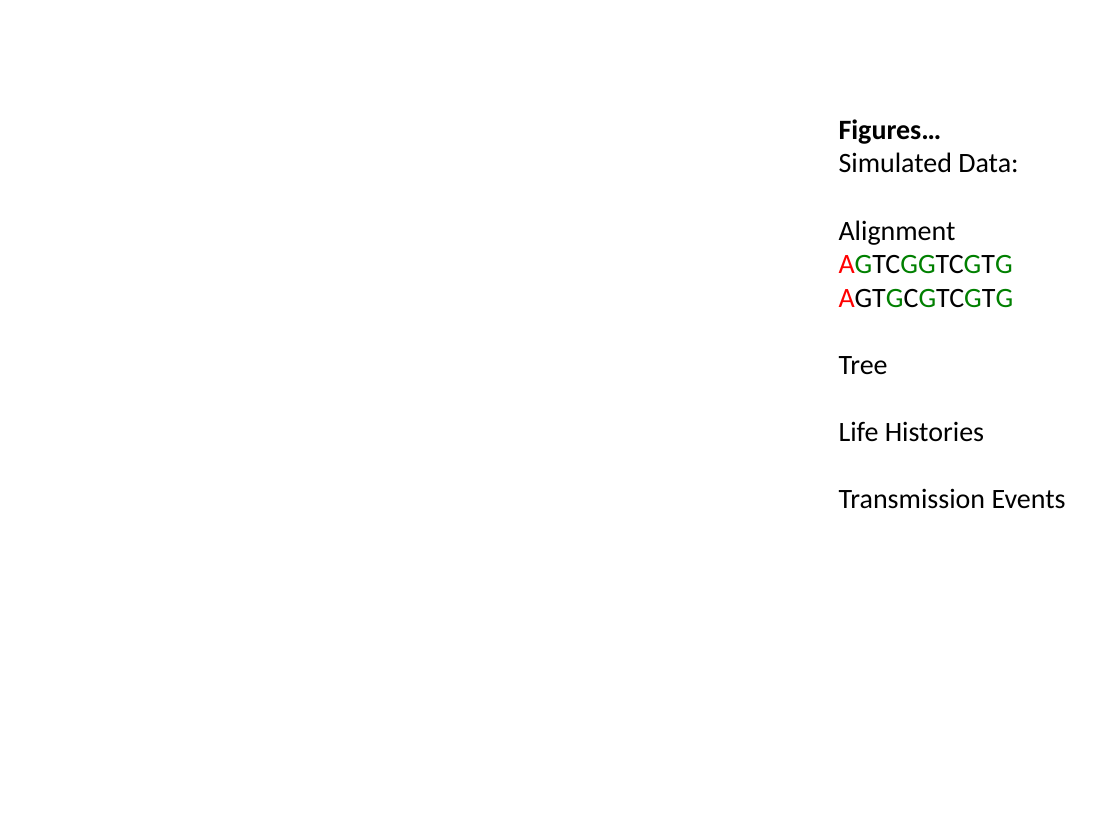
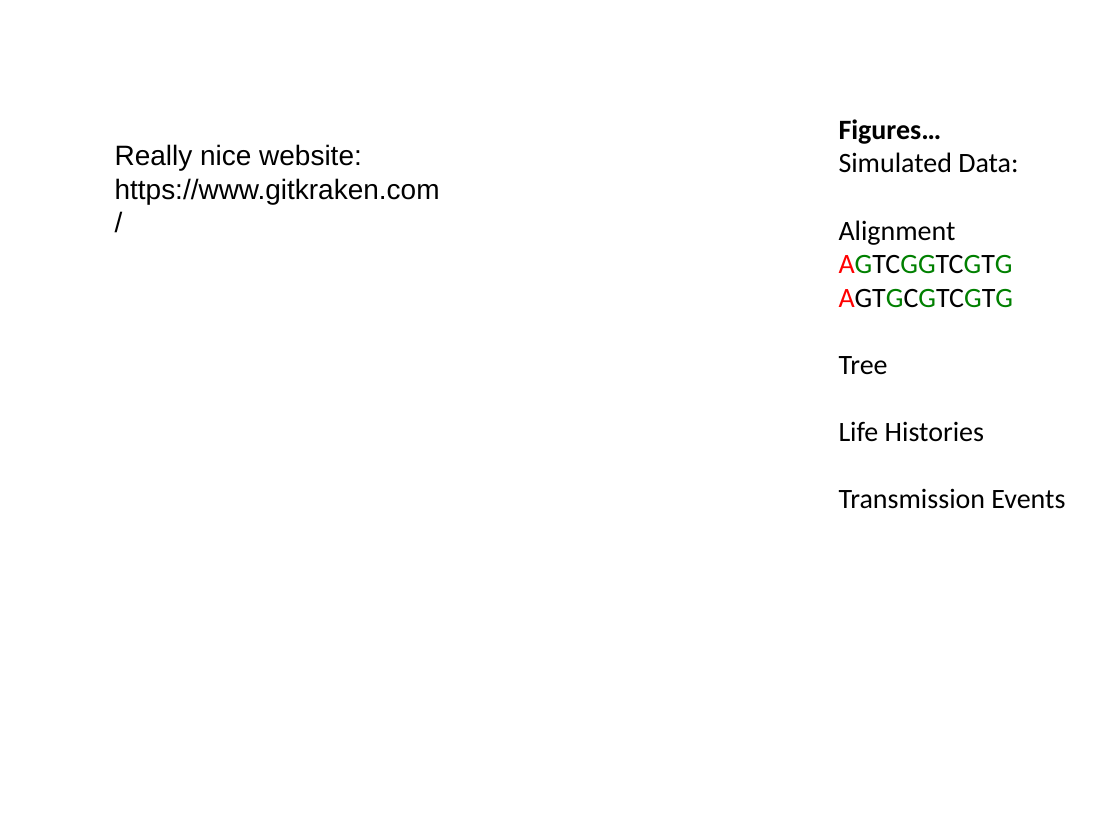
Before and after one commit to JosephCrispell/JosephCrispell.github.io, a slide deck: slide 5 of WebsiteDesign_27-01-16.pptx. Drawn at 1120x840 pixels with LibreOffice and Linux fonts; fonts in the diff are those of the drawing. Boxes give left, top, right and bottom in pixels: in the first picture for what was removed or moved away, otherwise in the second. Text is boxed around its words. In the diff, an @@ line names an element or a change of style, - is before the commit and + after.

```diff
--- a/WebsiteDesign_27-01-16.pptx
+++ b/WebsiteDesign_27-01-16.pptx
@@ text added at (x1=115, y1=144, x2=440, y2=204), 18 pt, text #000000 @@
+Really nice website: https://www.gitkraken.com/
```
Also in this commit, not shown: 4 other slides changed.
